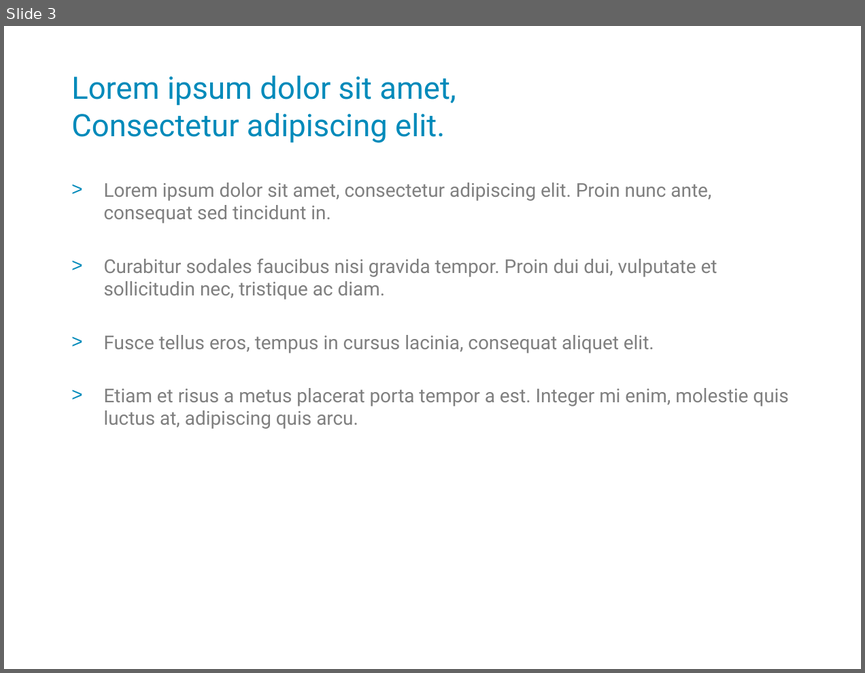
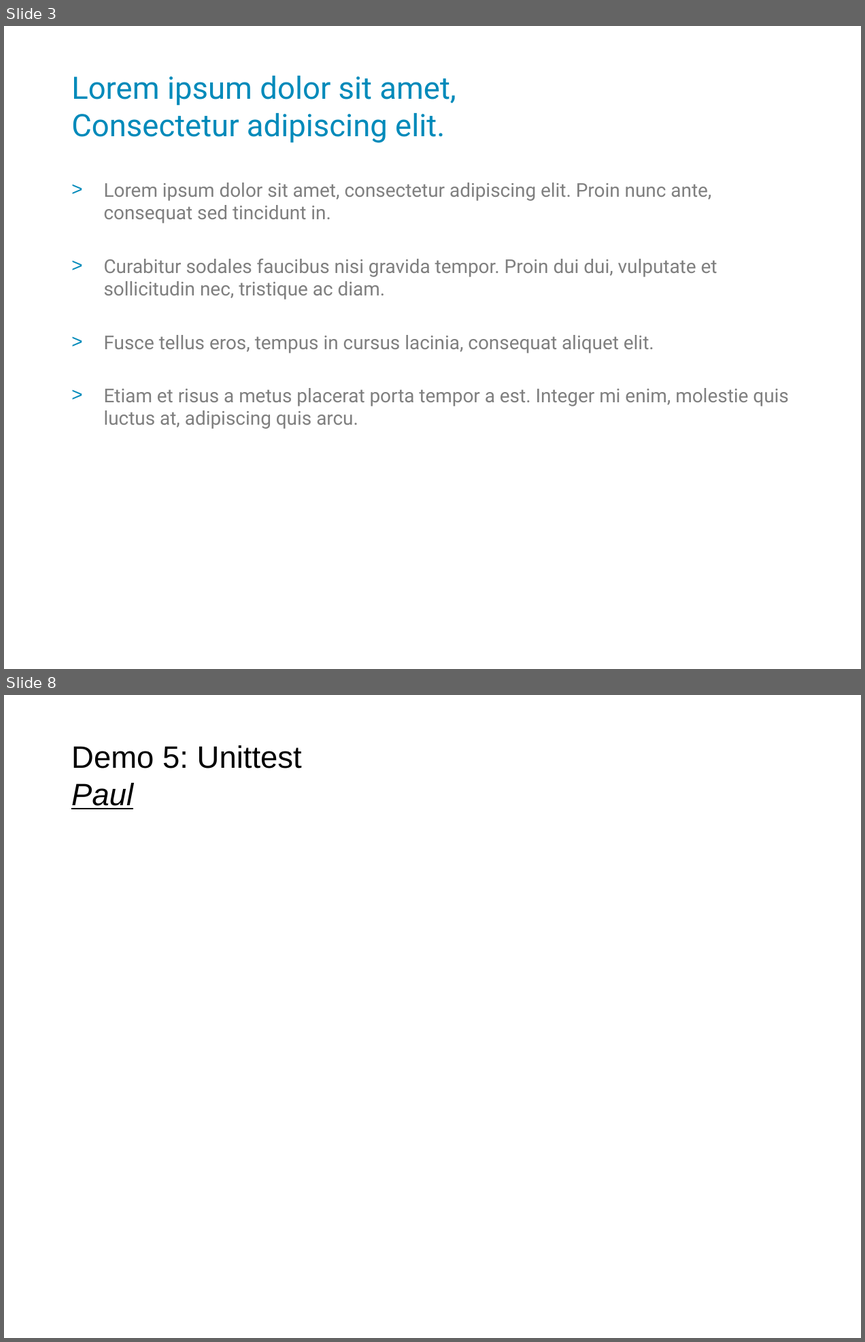
Before and after one commit to rwit/bencotto, a slide deck: doc/Django Pizza Sessie.odp. Shown one above the other, each under a label of ours: slide 3 before the commit, slides 3 and 8 after it; the slides between them are not shown. The pictures are 865x673 and 865x1342 pixels, drawn with LibreOffice and Linux fonts; fonts in the diff are those of the drawing; background and template pictures are left out. Boxes give left, top, right and bottom in pixels: in the first picture for what was removed or moved away, otherwise in the second. Text is boxed around its words. In the diff, an @@ line names an element or a change of style, - is before the commit and + after.

Commit message:
Added the demo's to the odp

```diff
--- a/doc/Django Pizza Sessie.odp
+++ b/doc/Django Pizza Sessie.odp
@@ slide 8 added at bbox=[4, 695, 861, 1338], background picture (left out) @@
@@ title added at bbox=[71, 745, 302, 809], 26 pt, text #000000 @@
+Demo 5: Unittest
+Paul
```
Also in this commit, not shown: 2 slides changed, 3 other slides added.
